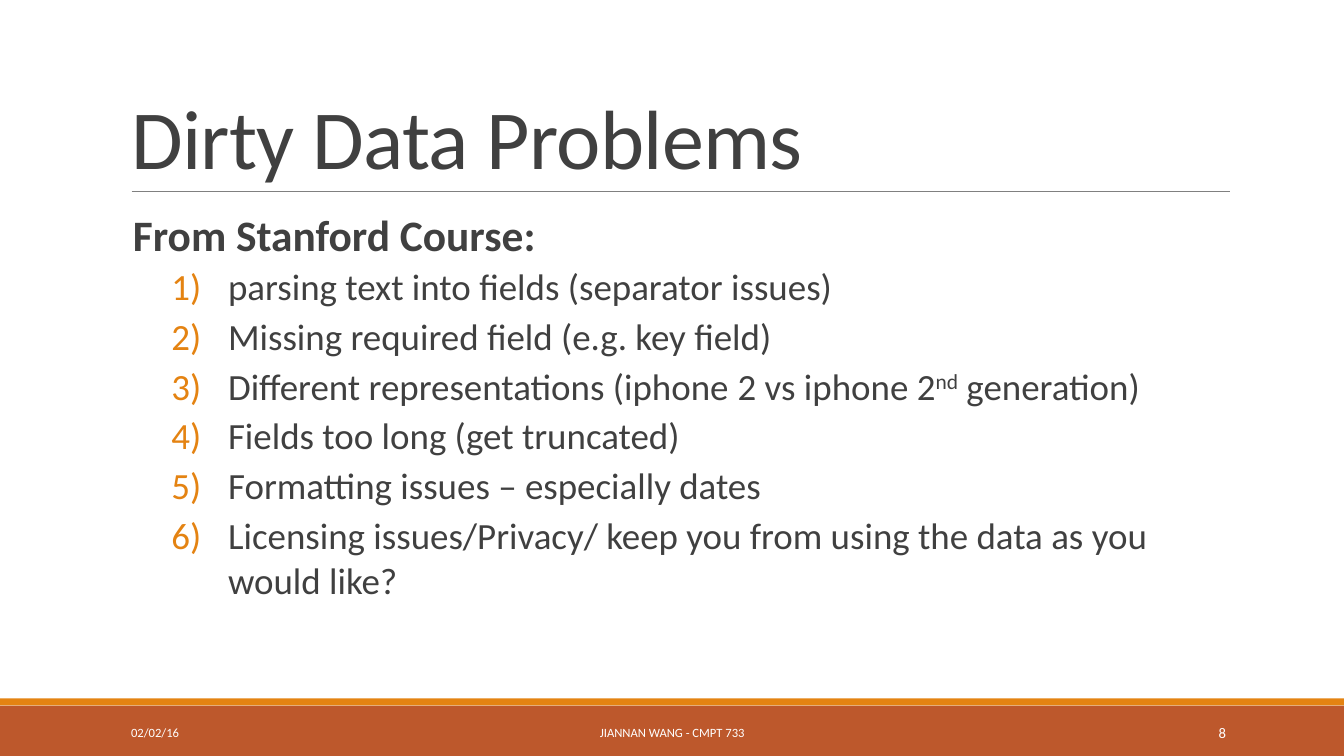
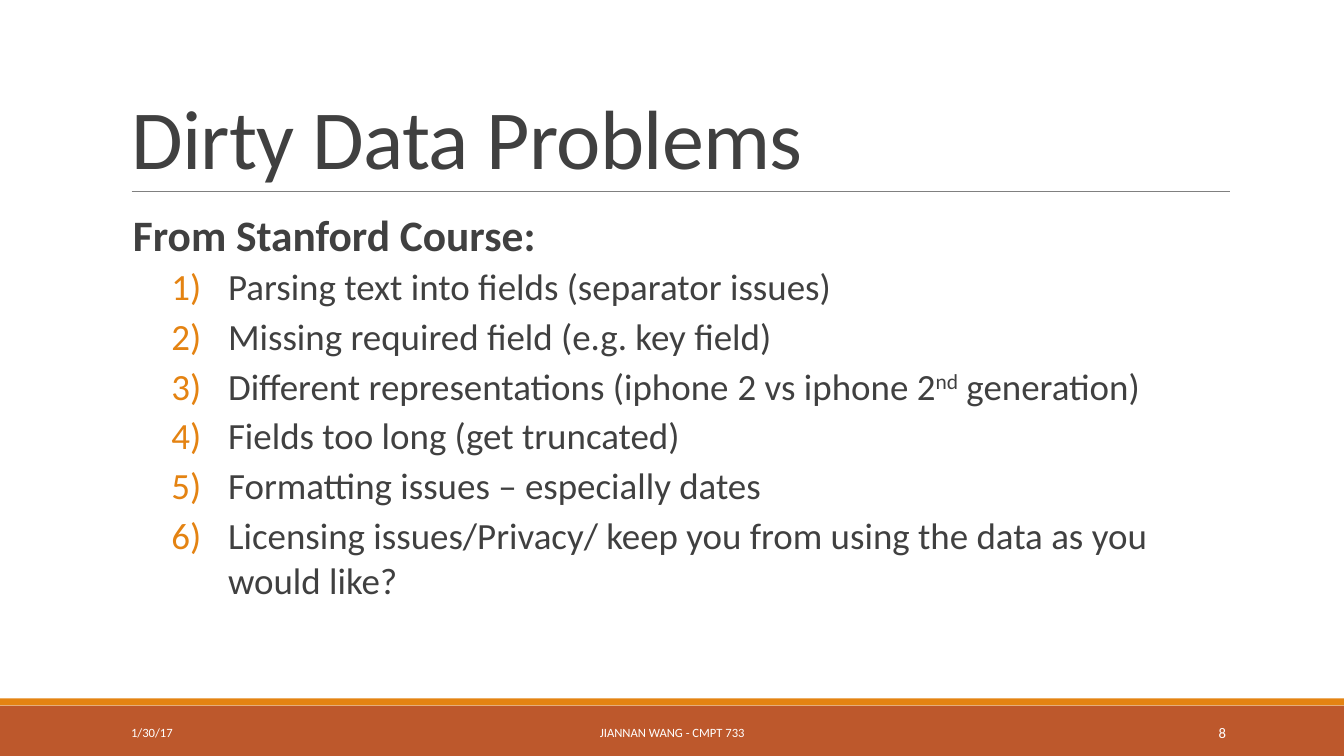
Before and after one commit to ZhensongQian/cmpt733, a slide deck: slide 8 of Lectures/Lec4/lec4.pptx. Drawn at 1344x756 pixels with LibreOffice and Linux fonts; fonts in the diff are those of the drawing. Boxes give left, top, right and bottom in pixels: in the first picture for what was removed or moved away, otherwise in the second. Text is boxed around its words. In the diff, an @@ line names an element or a change of style, - is before the commit and + after.

```diff
--- a/Lectures/Lec4/lec4.pptx
+++ b/Lectures/Lec4/lec4.pptx
@@ text at [228, 273, 831, 307]: text changed @@
-  1) parsing text into fields (separator issues)
+  1) Parsing text into fields (separator issues)
@@ text at [131, 728, 173, 738]: text changed @@
-02/02/16
+1/30/17
```
Also in this commit, not shown: 24 other slides changed, 2 other files.
